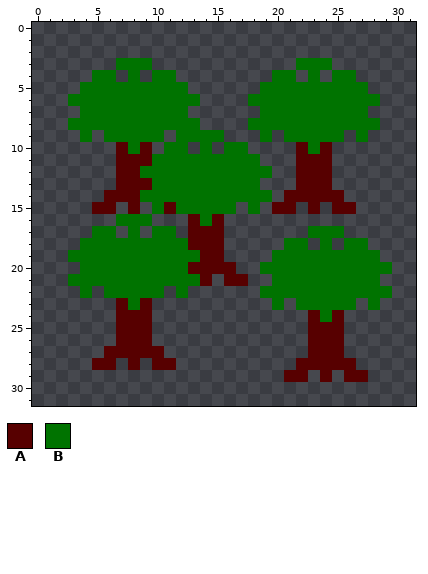
Two states of a pixel-art sprite, bin/assets/bosque.png. The first picture shows the starting point.
The file is 32x32 pixels. Colours within 5 levels of each other are drawn and written as one.
Palette (. is transparent): A #570000  B #007300
Pixels before, first column x 3:
 3 ....BBB............BBB.....
 4 ..BB.B.BB........BB.B.BB...
 5 .BBBBBBBBB......BBBBBBBBB..
 6 BBBBBBBBBBB....BBBBBBBBBBB.
 7 .BBBBBBBBB......BBBBBBBBB..
 8 BBBBBBBBBBB....BBBBBBBBBBB.
 9 .B.BBBBB.BBBB...B.BBBBB.B..
10 ....ABA.BB.B.BB....ABA.....
11 ....AAABBBBBBBBB...AAA.....
12 ....AABBBBBBBBBBB..AAA.....
13 ....AAABBBBBBBBB...AAA.....
14 ...AAABBBBBBBBBBB.AAAAA....
15 ..AA.A.BABBBBB.B.AA.A.AA...
16 ....BBB...ABA..............
17 ..BB.B.BB.AAA.......BBB....
18 .BBBBBBBBBAAA.....BB.B.BB..
19 BBBBBBBBBBBAA....BBBBBBBBB.
20 .BBBBBBBBBAAAA..BBBBBBBBBBB
21 BBBBBBBBBBBA.AA..BBBBBBBBB.
22 .B.BBBBB.B......BBBBBBBBBBB
23 ....ABA..........B.BBBBB.B.
24 ....AAA.............ABA....
25 ....AAA.............AAA....
26 ....AAA.............AAA....
27 ...AAAAA............AAA....
28 ..AA.A.AA..........AAAAA...
29 ..................AA.A.AA..
After:
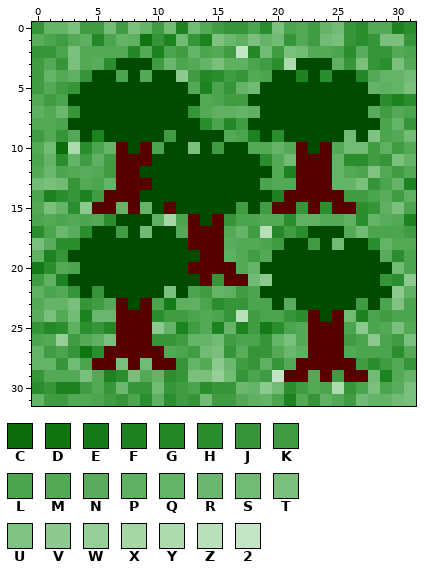
Colours new in this view: C #0b6c0e  D #0e7511  E #157b18  F #1d8220  G #258828  H #2b8e2e  J #359538  K #409c43  L #4ba44e  M #54a956  N #59ac5c  P #5fb061  Q #64b367  R #6cb76e  S #72bb74  T #7abf7c  U #80c282  V #8cc98e  W #95ce97  X #a5d6a6  Y #aedab0  Z #b8dfb9  2 #c4e5c5
The edit:
colour B: #007300 -> #004b00
Changed rows in their new state; - is a pixel that keeps its letter.
first column x 0:
 0 JQQTKKSKTQKSFSMKJJLHTLMKQSJHMMFH
 1 NLKMPGLQPDJFSJFURPTQSJMKSTJHJTTJ
 2 JJLTMMMMGMFLKQLMK2GSKTSMMLHNJJML
 3 KMJTMNH---KRLMQTPPLKHY---PJTJHTM
 4 KQMPJ--L-M--VKGHKJML--F-H--GMQQS
 5 KMKJ---------MFLJQS---------QPQT
 6 MKL-----------MLKK-----------HFH
 7 PMRJ---------JMPPQP---------NKML
 8 MML-----------HLGK-----------LQJ
 9 KMJM-F-----K----MLF-H-----S-ULMS
10 MSCYHLQ---L--T-K--MMQM---MSSKPKM
11 LQHQKPK------------HMS---QHHKJTQ
12 MRLMNMK-------------MF---QMLUMKM
13 STSJMLQ------------LMM---QQTJLQF
14 LFHJFK--------------F-----KKLNKP
15 MTQHV--Q-Q-------K-K--J-H--HJPTL
16 LMLMLMH---PXL---JLLMMHPPMMPHQNMF
17 HLRNH--K-S--M---MQKZGKH---MSLLLK
18 TNHH------------NMMLK--K-S--HQMM
19 PFJ-------------PMKM---------NHL
20 EHML-------------MQ-----------SL
21 KPF------------J--SV---------JHV
22 PLMJ-J-----T-LKQPKL-----------VP
23 MQQTJKM---LEPPLHJJLL-N-----K-LUL
24 NTMSFRR---HKKLMLJZKLLJH---SFLKLL
25 JGHPHJG---VQFKMFQFKEHLM---LVLMTM
26 LMWKMPT---JJKQQSKLLJQTM---KLVLKT
27 QKLJDH-----MLKSTJNJJMRP---MLLLHM
28 QQJSL--T-S--JQMVRKJPJM-----KHKMJ
29 JMMMTMFHTMQHJTTWSJLK2--M-K--SFMQ
30 HJFFKMJRJJSJKLHJJRQVSHKMLYJLTLNT
31 QKKMMLKJLHPHKJSKKMPQLFMJPMKSQQST
